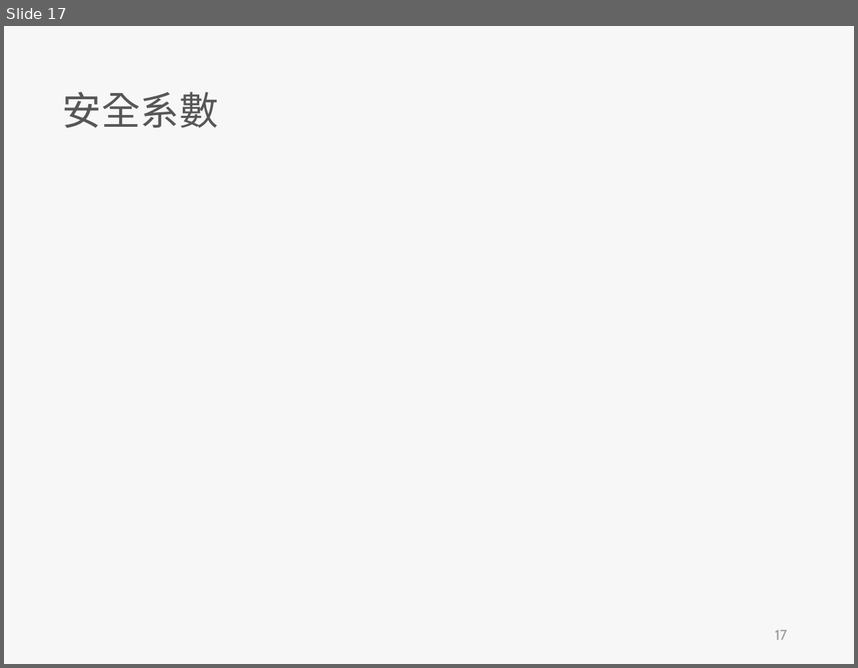
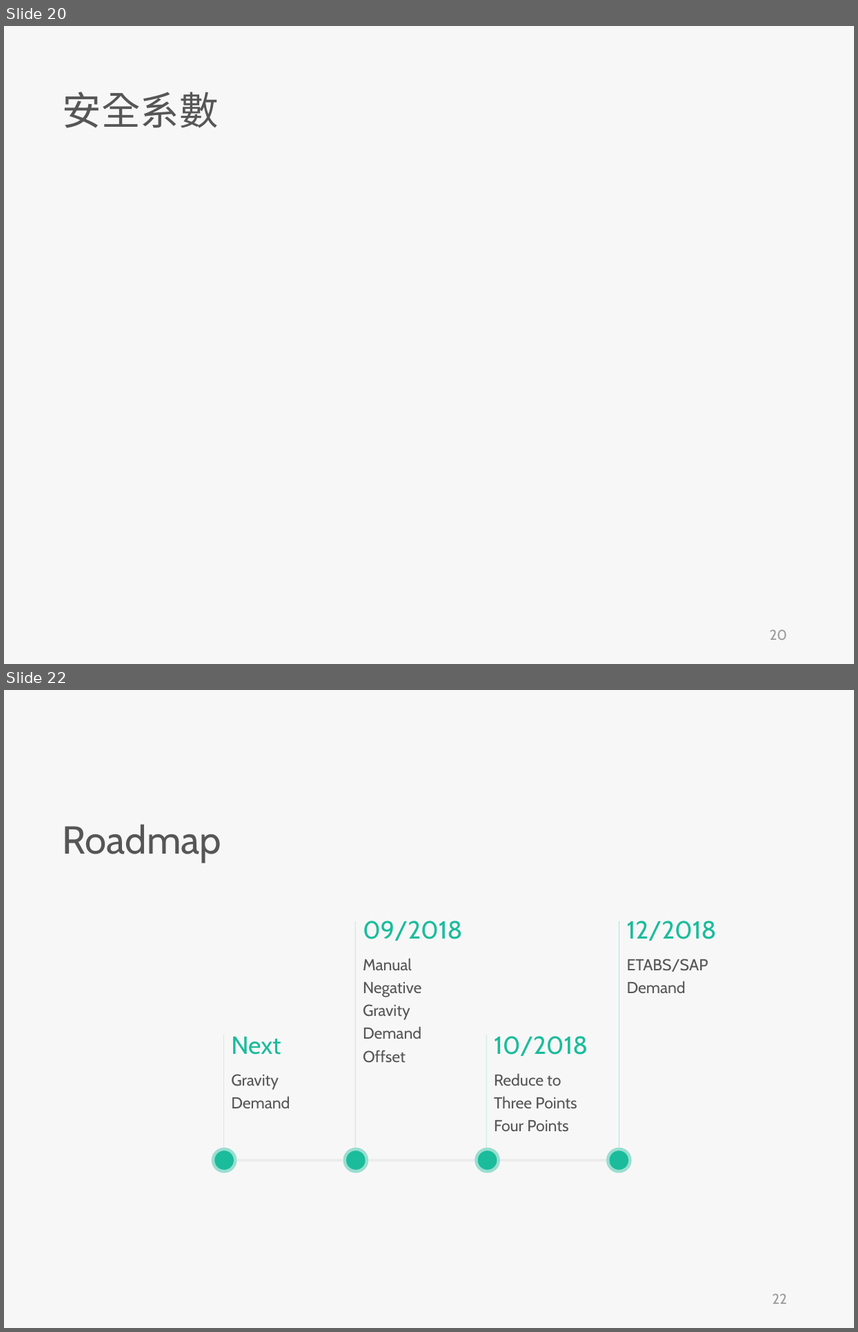
Before and after one commit to skyran1278/VbaProject, a slide deck: 20180126_SmartSplice/20180808_Meeting/SmartSplice.pptx. Shown one above the other, each under a label of ours: slide 17 before the commit, slides 20 and 22 after it; the slides between them are not shown. The pictures are 858x668 and 858x1332 pixels, drawn with LibreOffice and Linux fonts; fonts in the diff are those of the drawing. Boxes give left, top, right and bottom in pixels: in the first picture for what was removed or moved away, otherwise in the second. Text is boxed around its words. In the diff, an @@ line names an element or a change of style, - is before the commit and + after.

```diff
--- a/20180126_SmartSplice/20180808_Meeting/SmartSplice.pptx
+++ b/20180126_SmartSplice/20180808_Meeting/SmartSplice.pptx
@@ slide 22 added at (x1=4, y1=690, x2=854, y2=1328), background #F7F7F7 @@
@@ text added at (x1=63, y1=824, x2=221, y2=862), 33 pt, text #565656 @@
+Roadmap
@@ line added from (355, 1147) to (355, 921), #1ABC9C 0.25 pt @@
@@ text added at (x1=363, y1=920, x2=462, y2=940), 21 pt, text #1ABC9C @@
+09/2018
@@ line added from (619, 1147) to (619, 921), #1ABC9C 0.25 pt @@
@@ text added at (x1=627, y1=920, x2=717, y2=940), 21 pt, text #1ABC9C @@
+12/2018
@@ text added at (x1=363, y1=958, x2=421, y2=1063), 13.5 pt, text #565656 @@
+Manual Negative Gravity Demand Offset
@@ text added at (x1=627, y1=958, x2=708, y2=993), 13.5 pt, text #565656 @@
+ETABS/SAP Demand
@@ line added from (224, 1147) to (224, 1034), #1ABC9C 0.25 pt @@
@@ text added at (x1=231, y1=1036, x2=281, y2=1054), 21 pt, text #1ABC9C @@
+Next
@@ line added from (486, 1147) to (486, 1034), #1ABC9C 0.25 pt @@
@@ text added at (x1=494, y1=1036, x2=588, y2=1056), 21 pt, text #1ABC9C @@
+10/2018
@@ text added at (x1=231, y1=1074, x2=290, y2=1108), 13.5 pt, text #565656 @@
+Gravity Demand
@@ text added at (x1=494, y1=1073, x2=577, y2=1131), 13.5 pt, text #565656 @@
+Reduce to Three Points Four Points
@@ ellipse added at (x1=212, y1=1147, x2=237, y2=1173), fill #1ABC9C at 42% opacity @@
@@ ellipse added at (x1=215, y1=1151, x2=234, y2=1170), fill #1ABC9C @@
@@ line added from (237, 1160) to (343, 1160), #EDECEC 2.25 pt @@
@@ ellipse added at (x1=343, y1=1147, x2=369, y2=1173), fill #1ABC9C at 42% opacity @@
@@ ellipse added at (x1=346, y1=1151, x2=366, y2=1170), fill #1ABC9C @@
@@ line added from (369, 1160) to (475, 1160), #EDECEC 2.25 pt @@
@@ ellipse added at (x1=475, y1=1147, x2=500, y2=1173), fill #1ABC9C at 42% opacity @@
@@ ellipse added at (x1=477, y1=1151, x2=496, y2=1170), fill #1ABC9C @@
@@ line added from (500, 1160) to (606, 1160), #EDECEC 2.25 pt @@
@@ ellipse added at (x1=606, y1=1147, x2=632, y2=1173), fill #1ABC9C at 42% opacity @@
@@ ellipse added at (x1=609, y1=1151, x2=628, y2=1170), fill #1ABC9C @@
@@ page number added at (x1=772, y1=1293, x2=786, y2=1303), 12 pt, text #9A9A9A @@
+22
@@ what was slide 17 is now slide 20 @@
@@ page number at (x1=770, y1=629, x2=787, y2=639): text changed @@
-17
+20
```
Also in this commit, not shown: 3 slides changed, 6 other slides added, 5 slides removed, 2 other files.
